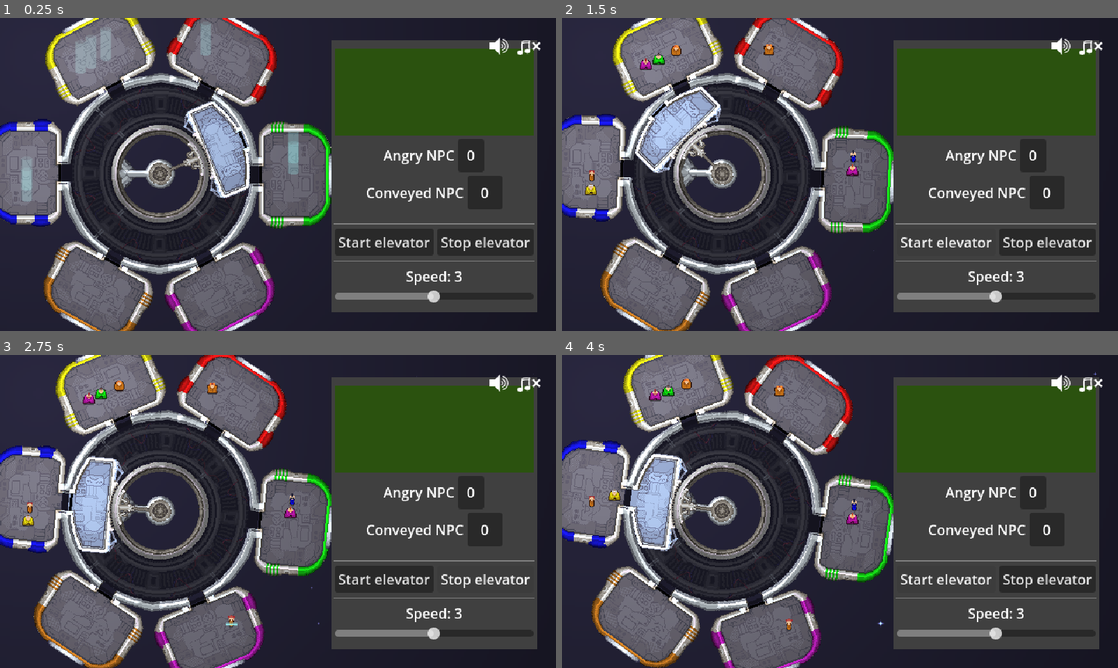
Above: before the commit, frames 1-4 (two rows, left to right).
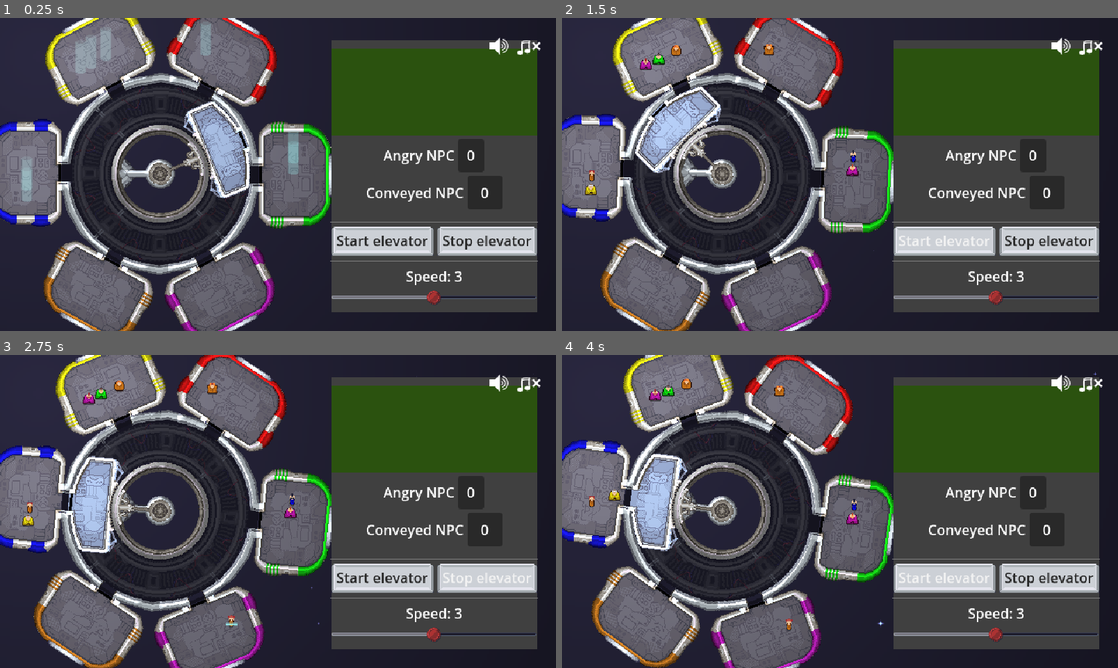
Above: after the commit, the same moments.

Repository: tehelka-gamedev/gmtk-2025
Game: Godot game, scene res://main.tscn
Two runs of this game, one before a commit and one after it. Both use one fixed random seed, a clock stepped at 60 frames per second and the inputs below. The engine's default icon, where the game draws it, is replaced by a stand-in: a white triangle on a blue panel in a dark square. Sound files missing from this copy of the repository are replaced by a short silence.
Inputs:
- Up to frame 1 (0.25 s): no input
- Up to frame 2 (1.5 s): click "Start elevator" at 0.5 s; click "Start elevator" at 1.25 s
- Up to frame 3 (2.75 s): click "Stop elevator" at 2 s
- Up to frame 4 (4 s): click "Stop elevator" at 2.75 s; click "Start elevator" at 3.5 s

The runs differ from the first frame. In frame 1, 4.0% of the frame differs, in the area x 59-97%, y 9-92%; in frame 2, 4.1%; in frame 3, 4.1%; in frame 4, 4.1%.

Commit message:
Set custom theme as default

Diff:
--- a/godot/project.godot
+++ b/godot/project.godot
@@ -34,6 +34,10 @@
 [editor_plugins]
 
 enabled=PackedStringArray("res://addons/audio_manager/plugin.cfg")
+
+[gui]
+
+theme/custom="uid://d27k22jm27g7c"
 
 [input]
 
